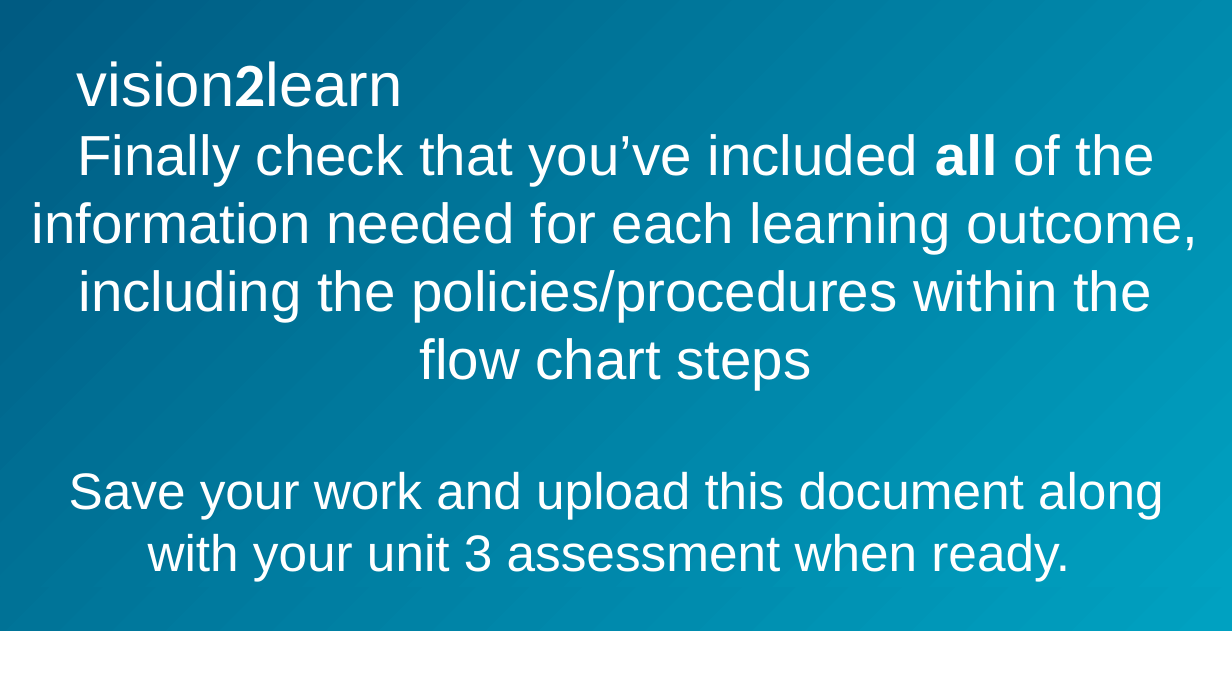
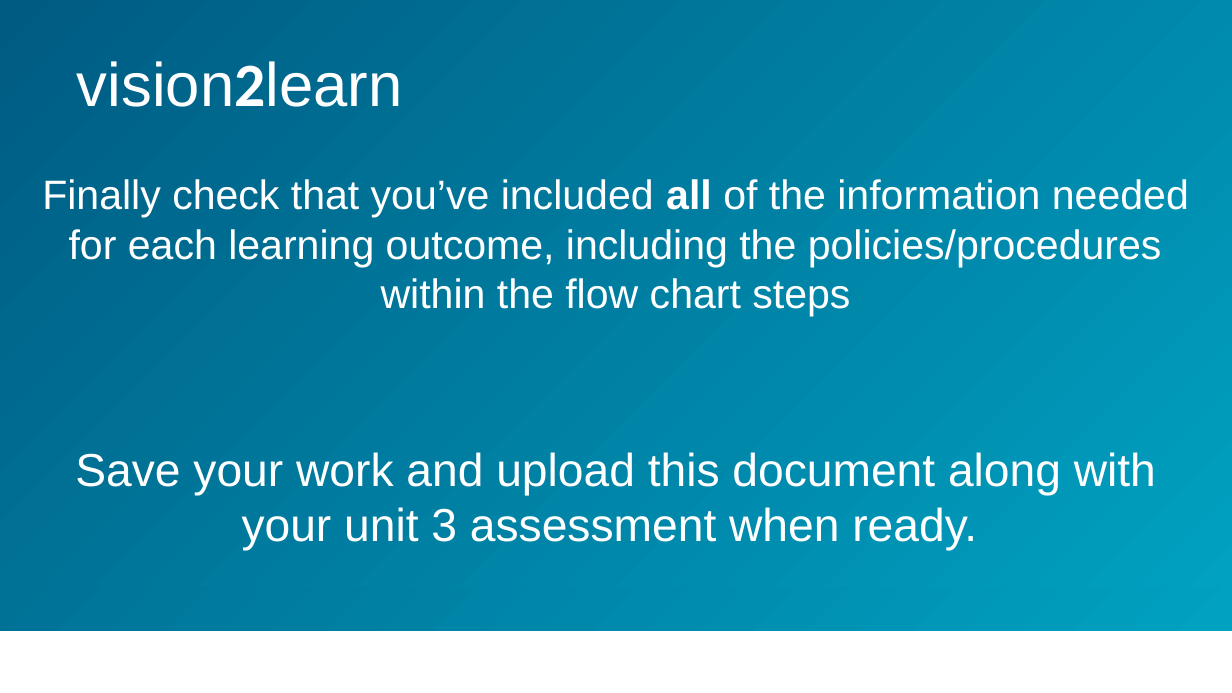
Before and after one commit to vision2learn/v2l-pattern-library, a slide deck: slide 5 of src/site/pdfs/cs3_u3_s2_assessment_workbook.pptx. Drawn at 1232x693 pixels with LibreOffice and Linux fonts; fonts in the diff are those of the drawing; background and template pictures are left out. Boxes give left, top, right and bottom in pixels: in the first picture for what was removed or moved away, otherwise in the second. Text is boxed around its words. In the diff, an @@ line names an element or a change of style, - is before the commit and + after.

```diff
--- a/src/site/pdfs/cs3_u3_s2_assessment_workbook.pptx
+++ b/src/site/pdfs/cs3_u3_s2_assessment_workbook.pptx
@@ title "Finally check that you’ve included ..." at box(42, 179, 1189, 551): size 44 to 32 pt in "Finally check that you’ve included all of ..."; size 40 to 36 pt in "Save your work and upload this document ..." @@
```
Also in this commit, not shown: 1 other slide changed, 2 other files.
